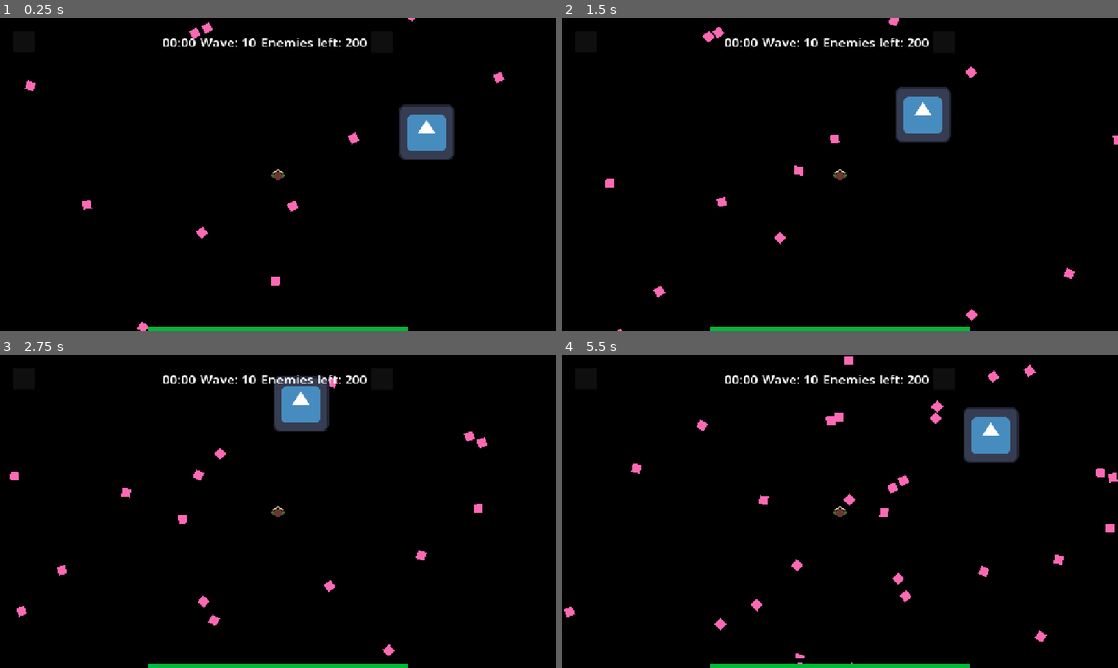
Above: before the commit, frames 1-4 (two rows, left to right).
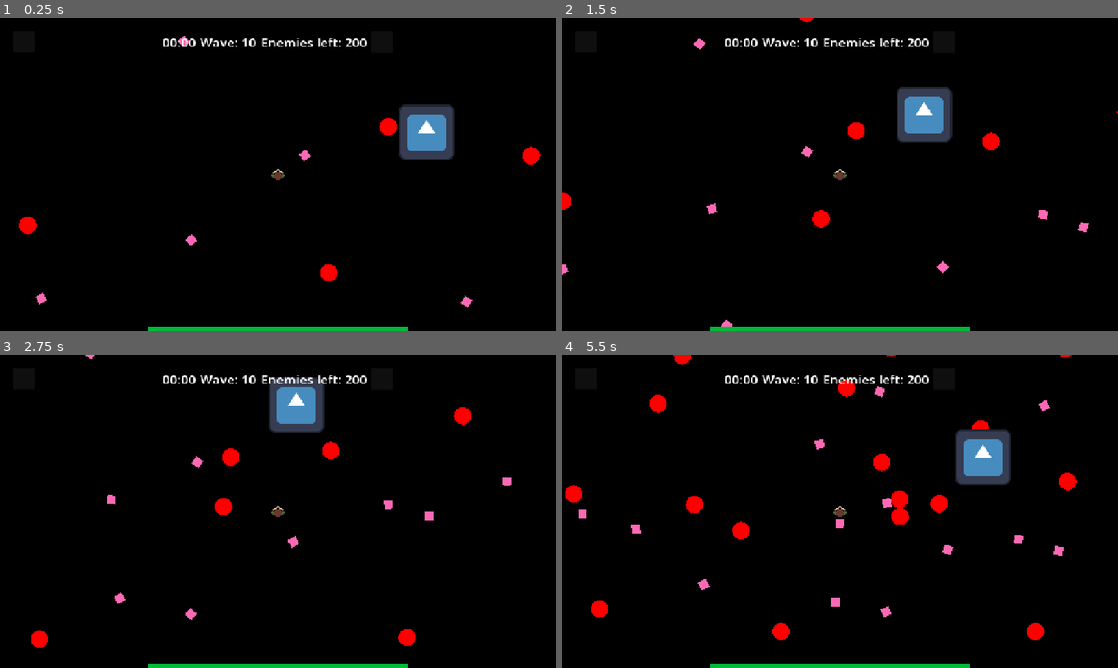
Above: after the commit, the same moments.

Repository: esbpo/topdownDDU
Game: Godot game, scene res://scn_gamplay.tscn
Same seed, same stepped clock (60 frames per second), same inputs: the game is played once before the commit and once after it. The engine's default icon, where the game draws it, is replaced by a stand-in: a white triangle on a blue panel in a dark square.
Inputs:
- Up to frame 1 (0.25 s): no input
- Up to frame 2 (1.5 s): hold Right (right) 0.53-1.28 s; hold Down (down) from 1.28 s (still down)
- Up to frame 3 (2.75 s): release Down (down) at 2.03 s; hold Right (right) from 2.03 s (still down)
- Up to frame 4 (5.5 s): release Right (right) at 2.78 s; hold W (up) 2.78-3.53 s; hold A (left) 3.53-5.03 s; hold Down (down) from 5.03 s (still down)

The runs differ from the first frame. In frame 1, 1.2% of the frame differs, in the area x 3-98%, y 0-100%; in frame 2, 1.6%; in frame 3, 2.6%; in frame 4, 5.9%, in the area x 0-100%, y 0-99%.

Commit message:
Circles!

Diff:
--- a/Assets/Scripts/scr_EnemyCreator.gd
+++ /dev/null
@@ -1,20 +0,0 @@
-extends Node
-class_name EnemyCreator
-
-var enemyArray: Array
-
-func _ready() -> void:
-	var json = load("res://Data/EnemyDefinitions.json")
-	enemyArray = JSON.parse_string(json)
-
-func _CreateEnemy(index):
-
-	pass
-
-func GetRandomSpawn(enemyMultiplier):
-	var lenght = len(enemyArray)
-	_CreateEnemy(randi_range(0, lenght))
-	pass
-
-func GetSpecificSpawn(enemyID):
-	pass
--- /dev/null
+++ b/Assets/Scripts/scr_EnemyHandler.gd
@@ -0,0 +1,30 @@
+extends Node2D
+
+@onready var enemyScene: PackedScene = preload("res://scn_EnemyObj.tscn")
+@onready var enemyJson: String = FileAccess.get_file_as_string("res://Data/EnemyDefinitions.json")
+var enemyArray: Array
+
+func _ready() -> void:
+	enemyArray = JSON.parse_string(enemyJson)
+	SpawnWave()
+
+func SpawnGroup(enemyId: int, enemyCount: int):
+	var enemyData: Dictionary = enemyArray[enemyId]
+	for i in range(enemyCount * enemyData["spawn_multiplier"]):
+		var enemyInstance: RigidBody2D = enemyScene.instantiate()
+
+		enemyInstance.speed = enemyData["speed"]
+		enemyInstance.shape = enemyData["shape"]
+		enemyInstance.sizeMult = enemyData["size_multiplier"]
+
+		add_child(enemyInstance)
+
+		enemyInstance.global_position = Vector2(randi_range(-1000, 1000), randi_range(-1000, 1000))
+		enemyInstance.contact_monitor = true
+
+		while !(enemyInstance.get_colliding_bodies().is_empty()):
+			enemyInstance.global_position = Vector2(randi_range(-1000, 1000), randi_range(-1000, 1000))
+
+func SpawnWave():
+	SpawnGroup(1, 25)
+	SpawnGroup(0, 25)
--- a/Assets/Scripts/scr_EnemyScript.gd
+++ b/Assets/Scripts/scr_EnemyScript.gd
@@ -1,22 +1,29 @@
 extends RigidBody2D
 
-var shape: String = "square"
-var sizeMult: float = 1
-var speed: float = 50
+var shape: String
+var sizeMult: float
+var speed: float
 @onready var player = $"../../obj_Player"
 var radius: int = 20
 
 func _ready() -> void:
-	var collisionShape: CollisionShape2D = $"col_EnemyCollision"
+	var collisionShape: CollisionShape2D = $col_EnemyCollision
 	match shape:
 		"square":
-			collisionShape.shape = RectangleShape2D.new()
-			collisionShape.scale = Vector2(sizeMult, sizeMult)
+			var form: RectangleShape2D = RectangleShape2D.new()
+			form.size = Vector2(sizeMult * radius, sizeMult * radius)
+			collisionShape.shape = form
+		"circle":
+			var form: CircleShape2D = CircleShape2D.new()
+			form.radius = radius * sizeMult
+			collisionShape.shape = form
 
 func _draw():
 	match shape:
 		"square":
 			draw_rect(Rect2(-radius/2.0, -radius/2.0, radius * sizeMult, radius * sizeMult), Color.HOT_PINK, true)
+		"circle":
+			draw_circle(Vector2(0, 0), radius * sizeMult, Color.RED, true)
 
 func _integrate_forces(_state: PhysicsDirectBodyState2D) -> void:
 	queue_redraw()
--- a/Data/EnemyDefinitions.json
+++ b/Data/EnemyDefinitions.json
@@ -6,6 +6,7 @@
 		"health": 10,
 		"speed": 50,
 		"damage": 1,
+		"size_multiplier": 1,
 		"spawn_multiplier": 1,
 		"abilities": null
 	},
@@ -16,8 +17,8 @@
 		"health": 20,
 		"speed": 70,
 		"damage": 2,
+		"size_multiplier": 1,
 		"spawn_multiplier": 1,
 		"abilities": null
 	},
-
 ]
--- a/scn_EnemyObj.tscn
+++ b/scn_EnemyObj.tscn
@@ -1,11 +1,8 @@
 [gd_scene format=3 uid="uid://rnfn875gb10t"]
 
 [ext_resource type="Script" uid="uid://bhie0ag7mnqgb" path="res://Assets/Scripts/scr_EnemyScript.gd" id="1_t12kl"]
-
-[sub_resource type="RectangleShape2D" id="RectangleShape2D_n5eui"]
 
 [node name="obj_Enemy" type="RigidBody2D" unique_id=507119321]
 script = ExtResource("1_t12kl")
 
 [node name="col_EnemyCollision" type="CollisionShape2D" parent="." unique_id=1686305094]
-shape = SubResource("RectangleShape2D_n5eui")
--- a/scn_gamplay.tscn
+++ b/scn_gamplay.tscn
@@ -3,12 +3,9 @@
 [ext_resource type="Texture2D" uid="uid://pqu0vx123oca" path="res://Assets/Textures/GroundTileset.png" id="1_w8qhu"]
 [ext_resource type="Texture2D" uid="uid://wduse8wsr3fk" path="res://Assets/Textures/PlayerModelHandgun.png" id="2_jt0fw"]
 [ext_resource type="Script" uid="uid://ctin03q426moe" path="res://Assets/Scripts/scr_Player.gd" id="2_t24il"]
-
-[ext_resource type="Script" uid="uid://b2gomu5qputa8" path="res://temp.gd" id="4_qts02"]
 [ext_resource type="PackedScene" uid="uid://bx86n2mwcig53" path="res://UI.tscn" id="3_qts02"]
-
 [ext_resource type="Texture2D" uid="uid://bicd58spc0xdk" path="res://icon.svg" id="4_t24il"]
-[ext_resource type="PackedScene" uid="uid://rnfn875gb10t" path="res://scn_EnemyObj.tscn" id="5_qts02"]
+[ext_resource type="Script" uid="uid://872lpv7vjcir" path="res://Assets/Scripts/scr_EnemyHandler.gd" id="5_qts02"]
 
 [sub_resource type="TileSetAtlasSource" id="TileSetAtlasSource_t24il"]
 texture = ExtResource("1_w8qhu")
@@ -51,10 +48,7 @@
 texture = ExtResource("2_jt0fw")
 
 [node name="obj_EnemyHandler" type="Node2D" parent="." unique_id=668097693]
-script = ExtResource("4_qts02")
-
-[node name="obj_Enemy" parent="obj_EnemyHandler" unique_id=507119321 instance=ExtResource("5_qts02")]
-position = Vector2(-400, -514)
+script = ExtResource("5_qts02")
 
 [node name="Sprite2D" type="Sprite2D" parent="." unique_id=346408575]
 position = Vector2(342, -97)
--- a/temp.gd
+++ /dev/null
@@ -1,11 +0,0 @@
-extends Node2D
-
-
-func _ready() -> void:
-	for i in range(50):
-		var copy: RigidBody2D = $"obj_Enemy".duplicate()
-		add_child(copy)
-		copy.global_position = Vector2(randi_range(-1000, 1000), randi_range(-1000, 1000))
-		copy.contact_monitor = true
-		while !(copy.get_colliding_bodies().is_empty()):
-			copy.global_position = Vector2(randi_range(-1000, 1000), randi_range(-1000, 1000))
Not shown, removed: Assets/Scripts/scr_EnemyCreator.gd.uid
Not shown, added: Assets/Scripts/scr_EnemyHandler.gd.uid
Not shown, removed: temp.gd.uid
